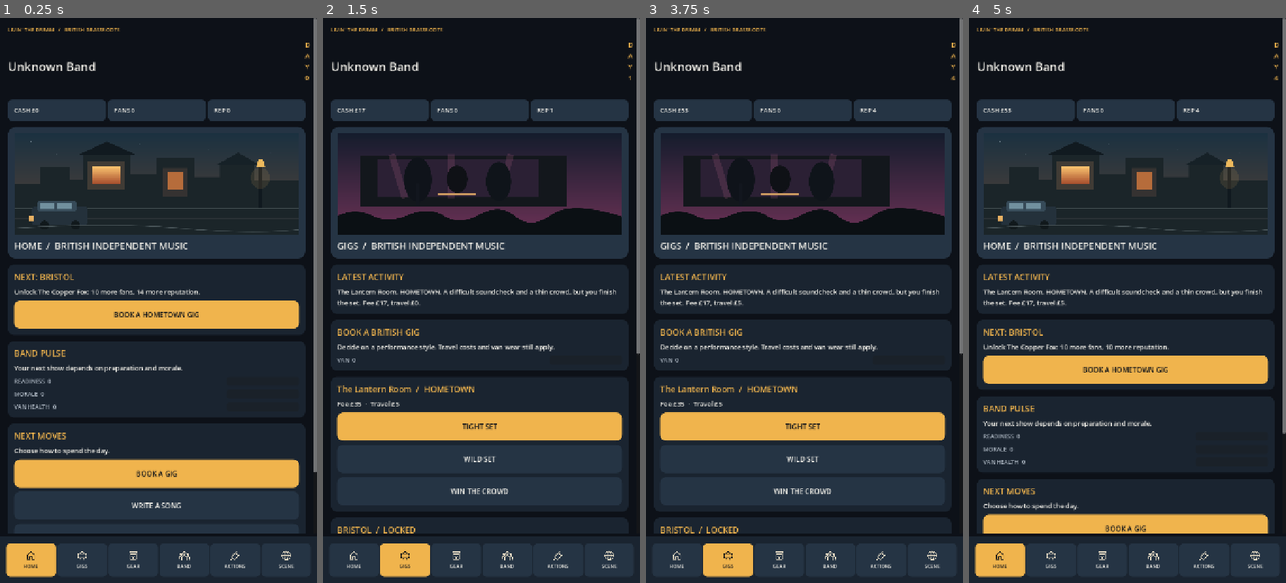
Above: before the commit, frames 1-4 (left to right).
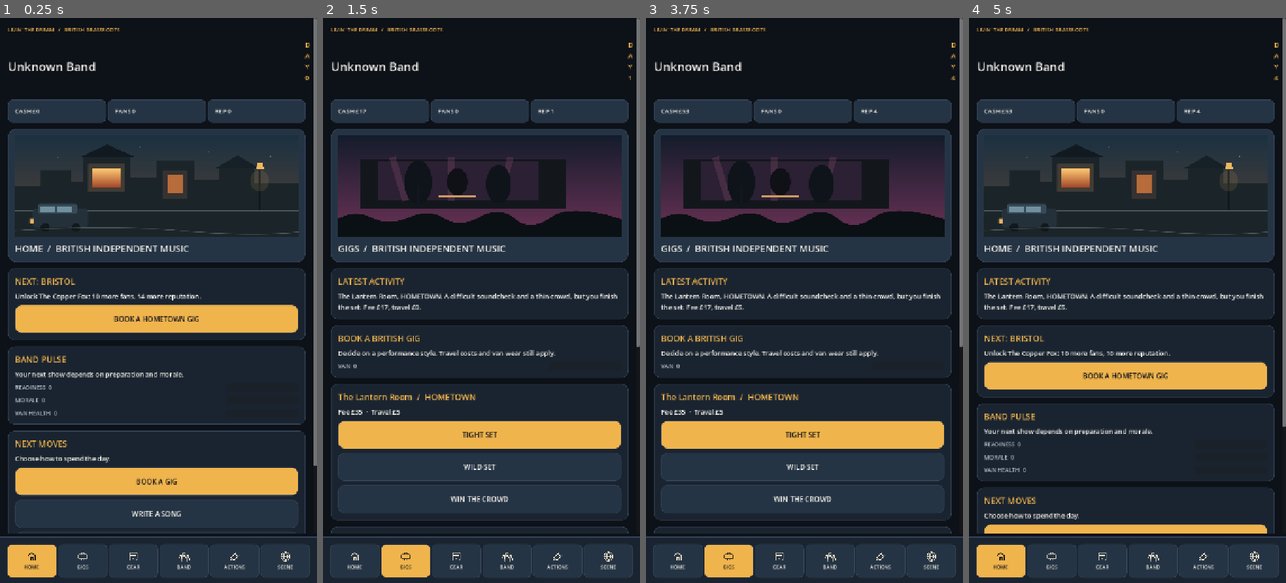
Above: after the commit, the same moments.

Repository: alimuir654-rgb/BandMaster
Game: Godot game, scene res://Scenes/CareerHub.tscn
The game is run twice, just before and just after one commit, with the same random seed, the same clock (stepped at 60 frames per second) and the same inputs. This scene is started directly instead of the project's main scene.
Inputs (mouse positions are in pixels of both pictures, inside the frame that each line leads up to):
- Up to frame 1 (0.25 s): no input
- Up to frame 2 (1.5 s): click "BOOK A HOMETOWN GIG" at 0.5 s; click "TIGHT SET" at 1.25 s
- Up to frame 3 (3.75 s): click "TIGHT SET" at 2 s; click "WILD SET" at 2.75 s; click "WIN THE CROWD" at 3.5 s
- Up to frame 4 (5 s): click (1000, 560) at 4.27 s

The runs differ from the first frame. In frame 1, 13% of the frame differs, in the area x 0-100%, y 14-99%; in frame 2, 12%; in frame 3, 12%; in frame 4, 13%.
Error in both runs: Invalid access to property or key 'band' on a base object of type 'Dictionary'. (res://Scripts/career_hub.gd:343)

Commit message:
ui: responsive card borders, button states and styled progress meters

Diff:
--- a/Scripts/ui_theme.gd
+++ b/Scripts/ui_theme.gd
@@ -11,7 +11,9 @@
  var box := StyleBoxFlat.new()
  box.bg_color = fill
  box.set_corner_radius_all(radius)
- box.set_content_margin_all(14)
+ box.set_content_margin_all(16)
+ box.border_color = Color("#334357")
+ box.set_border_width_all(1)
  return box
 
 static func button(label: String, primary: bool = false) -> Button:
@@ -28,4 +30,19 @@
  item.add_theme_color_override("font_hover_color",foreground)
  item.add_theme_color_override("font_pressed_color",foreground)
  item.add_theme_font_size_override("font_size",16)
+ item.add_theme_color_override("font_focus_color",foreground)
+ item.add_theme_stylebox_override("focus",style(AMBER.darkened(0.52),12))
+ item.add_theme_stylebox_override("disabled",style(Color("#1A212A"),12))
+ item.add_theme_color_override("font_disabled_color",Color("#687482"))
+ item.add_theme_color_override("font_hover_pressed_color",foreground)
  return item
+
+static func progress(bar: ProgressBar) -> void:
+ bar.show_percentage = false
+ bar.custom_minimum_size.y = 20
+ var back := style(Color("#101923"),9)
+ back.set_content_margin_all(0)
+ var fill := style(AMBER,9)
+ fill.set_content_margin_all(0)
+ bar.add_theme_stylebox_override("background",back)
+ bar.add_theme_stylebox_override("fill",fill)
